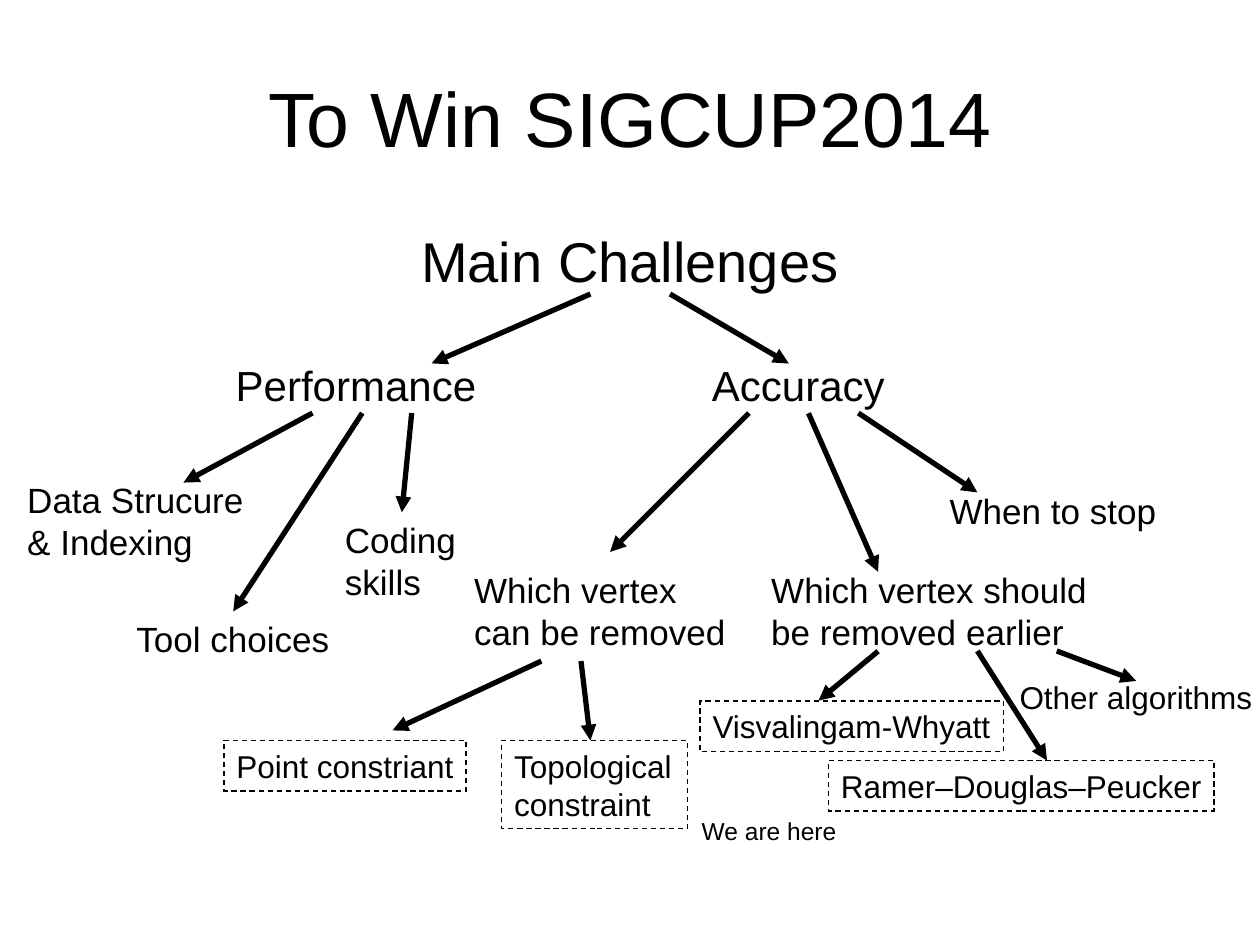
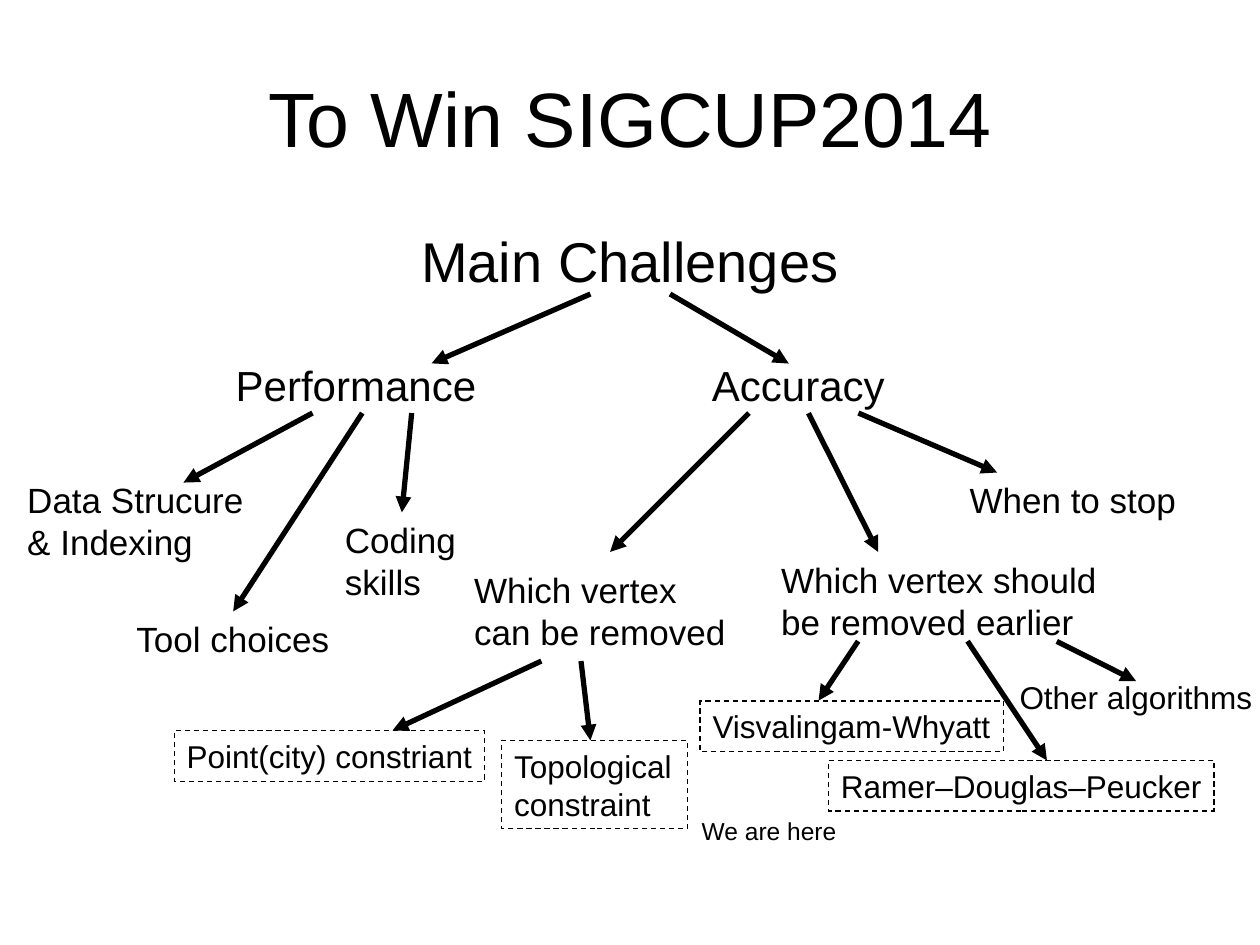
Before and after one commit to xdoobx/2014demo, a slide deck: slide 3 of docs/currentwork_05_06_2014.ppt. Drawn at 1260x945 pixels with LibreOffice and Linux fonts; fonts in the diff are those of the drawing. Boxes give left, top, right and bottom in pixels: in the first picture for what was removed or moved away, otherwise in the second. Text is boxed around its words. In the diff, an @@ line names an element or a change of style, - is before the commit and + after.

```diff
--- a/docs/currentwork_05_06_2014.ppt
+++ b/docs/currentwork_05_06_2014.ppt
@@ arrow moved from (809, 413) - (878, 572) to (809, 413) - (878, 552) @@
@@ arrow moved from (858, 413) - (978, 493) to (858, 413) - (997, 472) @@
@@ text "When to stop": place and size @@
-text "When to stop" at [950, 498, 1156, 530]
+text "When to stop" at [970, 487, 1176, 520]
@@ text "Which vertex should": place and size @@
-text "Which vertex should" at [771, 577, 1086, 652]
+text "Which vertex should" at [781, 567, 1096, 642]
@@ arrow moved from (878, 651) - (819, 701) to (858, 641) - (819, 701) @@
@@ arrow moved from (978, 651) - (1047, 760) to (968, 641) - (1047, 760) @@
@@ arrow moved from (1057, 651) - (1137, 680) to (1057, 641) - (1137, 682) @@
@@ rectangle "Point(city) constriant": place and size @@
-rectangle "Point(city) constriant" at [224, 741, 466, 791]
+rectangle "Point(city) constriant" at [174, 731, 484, 781]
@@ text in rectangle at [187, 745, 471, 774]: text changed @@
-Point constriant
+Point(city) constriant
```
Also in this commit, not shown: 2 other slides changed, 5 slides added, 4 other files.
